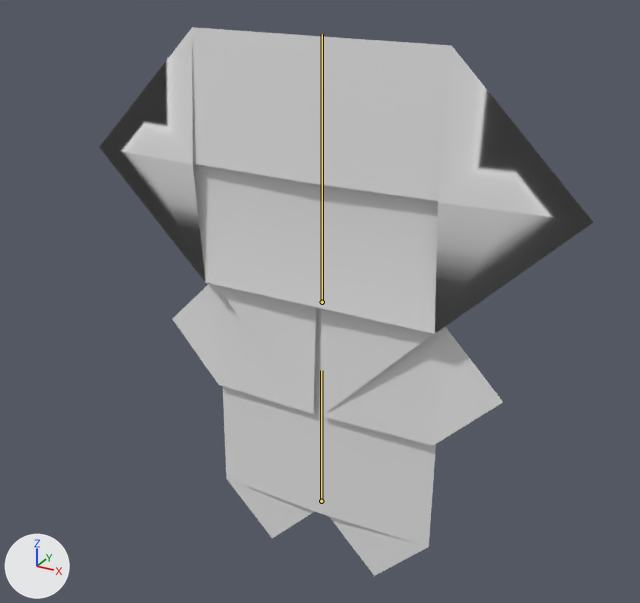
The FBX model Assets/Resources/Models/Characters/LittleMan/LittleMan 1.fbx, before and after one commit.
Rendered twice from a camera (50 mm lens) standing at (0.761, -1.392, 1.316) and looking at (0.023, -0.05, 0.645). The lights are fixed; the arrows at lower left show +X, +Y and +Z. The bones that change are drawn over the model as lines.

Names of what the first picture shows: 'Final'.
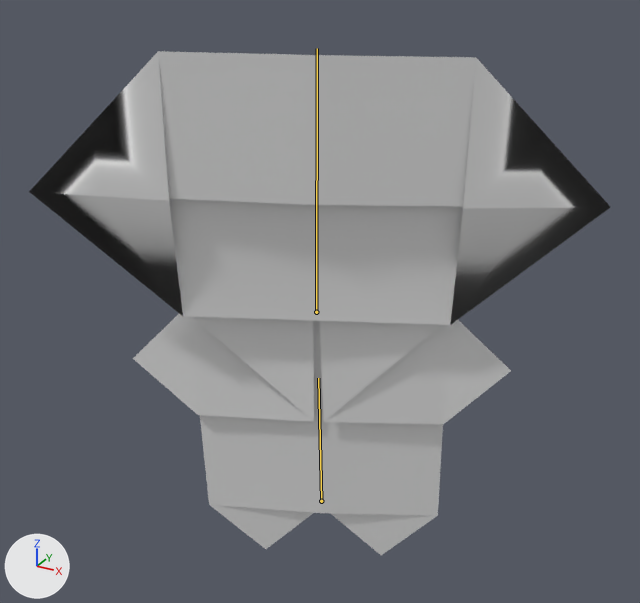
Commit message: Stapler Swing

The newer file adds an action. The first version stands in its rest pose; the second is drawn at frame 6 of the action 'SwingStapler'.

What differs and where, as boxes (x1, y1, x2, y2) in the pictures (640 x 603 px):
'Final', posed (18% wider, 8% shorter)
    before: (100, 27, 593, 576)
    after: (29, 51, 610, 555)
bone 'Body', root to tip
    before: (321, 501) to (321, 370)
    after: (321, 501) to (318, 378)
bone 'Head', root to tip
    before: (322, 302) to (322, 34)
    after: (316, 312) to (317, 48)

What the commit changed:
Bone 'Body' (bone_body) turns from (0, 0, 0) to (6, 23, 1) degrees about its own x, y and z.
Bone 'Head' (bone_head) turns from (0, 0, 0) to (3, 2, -2) degrees about its own x, y and z.
